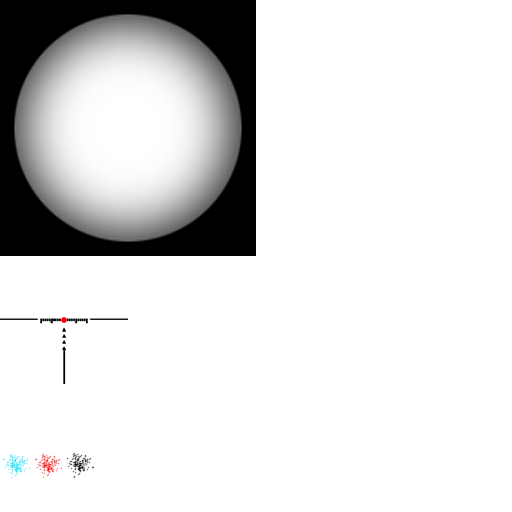
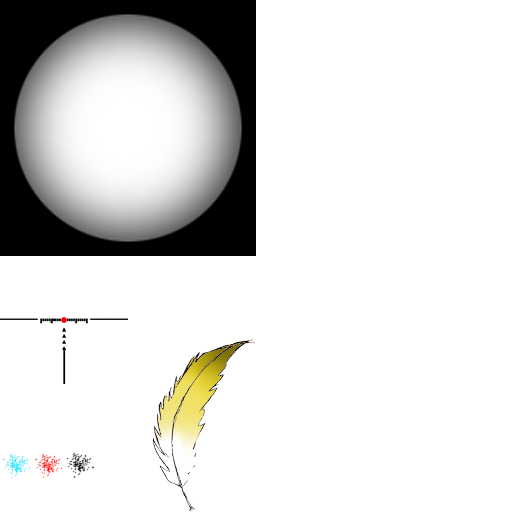
Layered file, before and after one edit (w=512, h=512). Changes by layer:
added group "羽毛" with 2 layers above "图层 8" over left=152, top=339, right=255, bottom=511
added layer "Layer 2" in group "羽毛" over left=152, top=339, right=255, bottom=511
added layer "毛" in group "羽毛" over left=153, top=342, right=245, bottom=511
